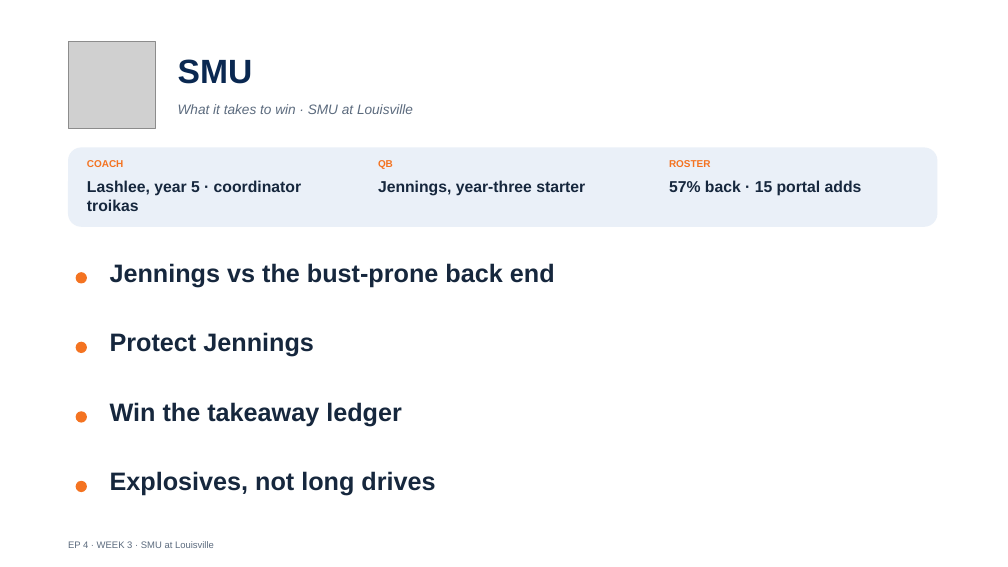
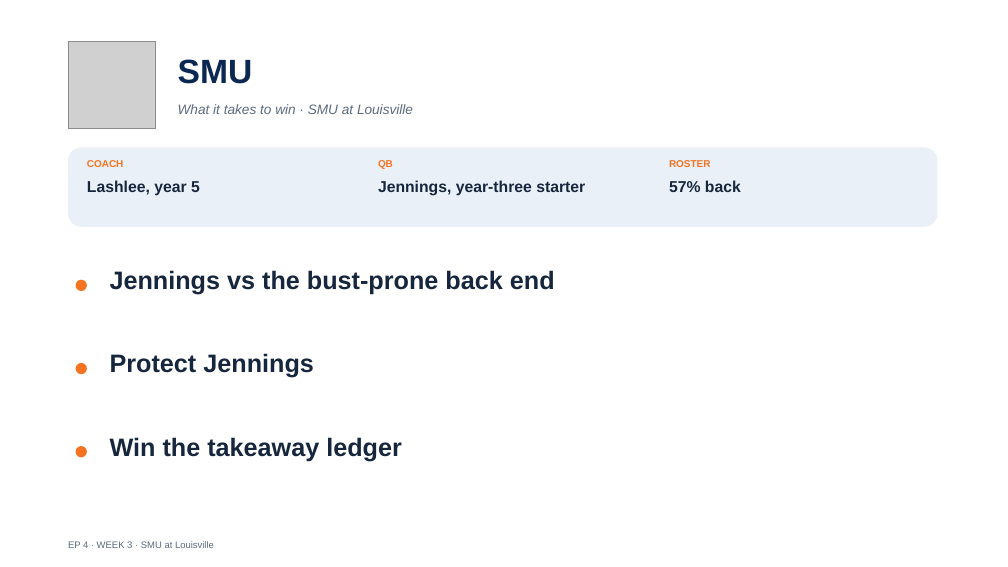
Before and after one commit to lucasalvarezflorida-lab/ncaa-fbs-analytics, a slide deck: slide 10 of decks/2026_Week3_Episode4.pptx. Drawn at 1008x567 pixels with LibreOffice and Linux fonts; fonts in the diff are those of the drawing; grey boxes stand for pictures. Boxes give left, top, right and bottom in pixels: in the first picture for what was removed or moved away, otherwise in the second. Text is boxed around its words. In the diff, an @@ line names an element or a change of style, - is before the commit and + after.

```diff
--- a/decks/2026_Week3_Episode4.pptx
+++ b/decks/2026_Week3_Episode4.pptx
@@ text at box(87, 180, 200, 196): text changed @@
-Lashlee, year 5 · coordinator troikas
+Lashlee, year 5
@@ text at box(669, 180, 741, 192): text changed @@
-57% back · 15 portal adds
+57% back
@@ text "Jennings vs the bust-prone back ...": place and size @@
-text "Jennings vs the bust-prone back ..." at box(110, 263, 555, 287)
+text "Jennings vs the bust-prone back ..." at box(110, 270, 555, 295)
@@ ellipse: place and size @@
-ellipse at box(76, 272, 87, 284)
+ellipse at box(76, 280, 87, 291)
@@ text "Protect Jennings": place and size @@
-text "Protect Jennings" at box(110, 332, 314, 357)
+text "Protect Jennings" at box(110, 353, 314, 378)
@@ ellipse: place and size @@
-ellipse at box(76, 342, 87, 353)
+ellipse at box(76, 363, 87, 374)
@@ ellipse: place and size @@
-ellipse at box(76, 411, 87, 423)
+ellipse at box(76, 446, 87, 457)
@@ text "Win the takeaway ledger": place and size @@
-text "Win the takeaway ledger" at box(110, 402, 402, 427)
+text "Win the takeaway ledger" at box(110, 437, 402, 461)
@@ text removed at box(110, 471, 435, 496) @@
-Explosives, not long drives
@@ ellipse removed at box(76, 481, 87, 492) @@
```
Also in this commit, not shown: 14 other slides changed, 2 other files.
